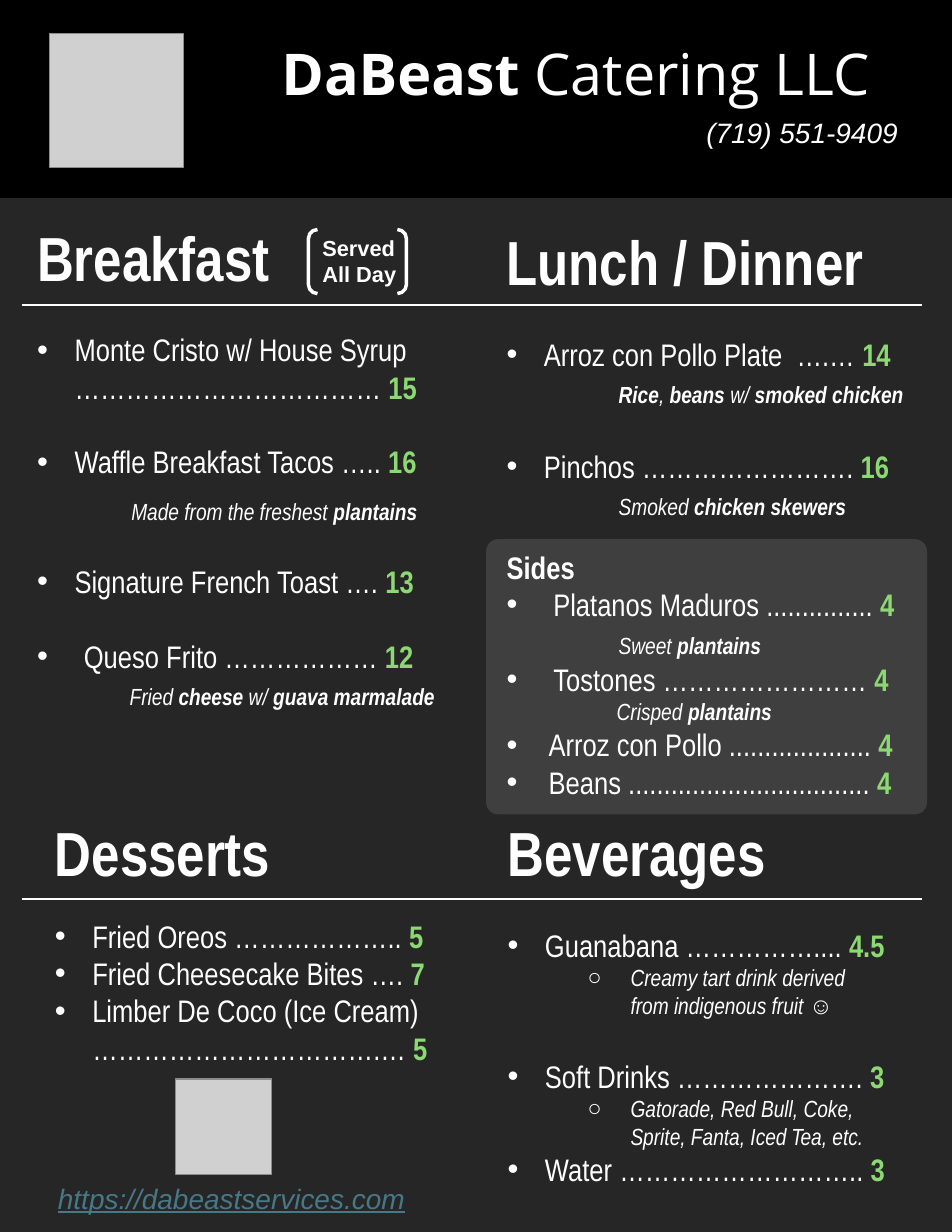
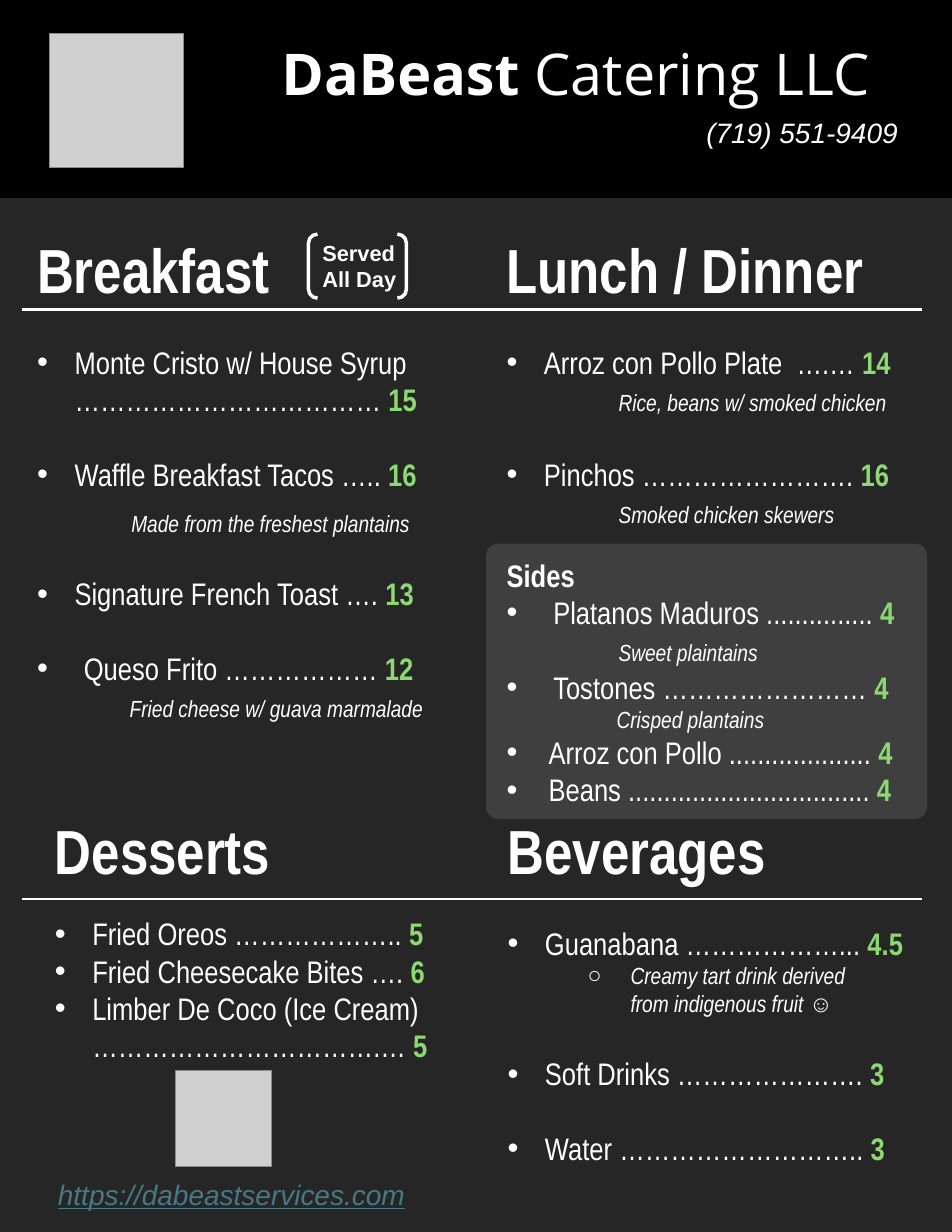
Before and after one commit to dabeastservices/dabeastservices.github.io, a slide deck: slide 1 of misc/Menu Letter 8.5 by 11 on 12-12-24/1_Letter_DaBeast Services Menu.pptx. Drawn at 952x1232 pixels with LibreOffice and Linux fonts; fonts in the diff are those of the drawing; grey boxes stand for pictures. Boxes give left, top, right and bottom in pixels: in the first picture for what was removed or moved away, otherwise in the second. Text is boxed around its words. In the diff, an @@ line names an element or a change of style, - is before the commit and + after.

```diff
--- a/misc/Menu Letter 8.5 by 11 on 12-12-24/1_Letter_DaBeast Services Menu.pptx
+++ b/misc/Menu Letter 8.5 by 11 on 12-12-24/1_Letter_DaBeast Services Menu.pptx
@@ text "Breakfast" moved from (x1=37, y1=236, x2=435, y2=710) to (x1=37, y1=248, x2=423, y2=722) @@
@@ 1 text, 1 rounded rectangle, 1 line, 1 bracket pair moved together from (x1=21, y1=230, x2=927, y2=814) to (x1=21, y1=234, x2=927, y2=819) @@
@@ text "Lunch / Dinner" moved from (x1=507, y1=240, x2=903, y2=795) to (x1=507, y1=248, x2=894, y2=802) @@
@@ text at (x1=617, y1=394, x2=886, y2=733): bold off in "Rice, beans smoked chicken", "chicken skewers", "plantains" @@
@@ text at (x1=130, y1=515, x2=423, y2=722): bold off in "plantains", "cheese guava marmalade" @@
@@ text at (x1=619, y1=644, x2=758, y2=666): text changed; bold off @@
-Sweet plantains
+Sweet plaintains
@@ text at (x1=545, y1=932, x2=902, y2=956): text changed @@
-• Guanabana …………….... 4.5
+• Guanabana ………………... 4.5
@@ text at (x1=92, y1=960, x2=425, y2=984): text changed @@
-• Fried Cheesecake Bites …. 7
+• Fried Cheesecake Bites …. 6
@@ picture moved from (x1=176, y1=1079, x2=272, y2=1175) to (x1=176, y1=1071, x2=272, y2=1167) @@
@@ text at (x1=631, y1=1100, x2=863, y2=1150): paragraph removed @@
-  ○ Gatorade, Red Bull, Coke,
-    Sprite, Fanta, Iced Tea, etc.
@@ text "https://dabeastservices.com" moved from (x1=58, y1=1189, x2=405, y2=1214) to (x1=58, y1=1185, x2=405, y2=1210) @@
```
Also in this commit, not shown: 17 other files.
